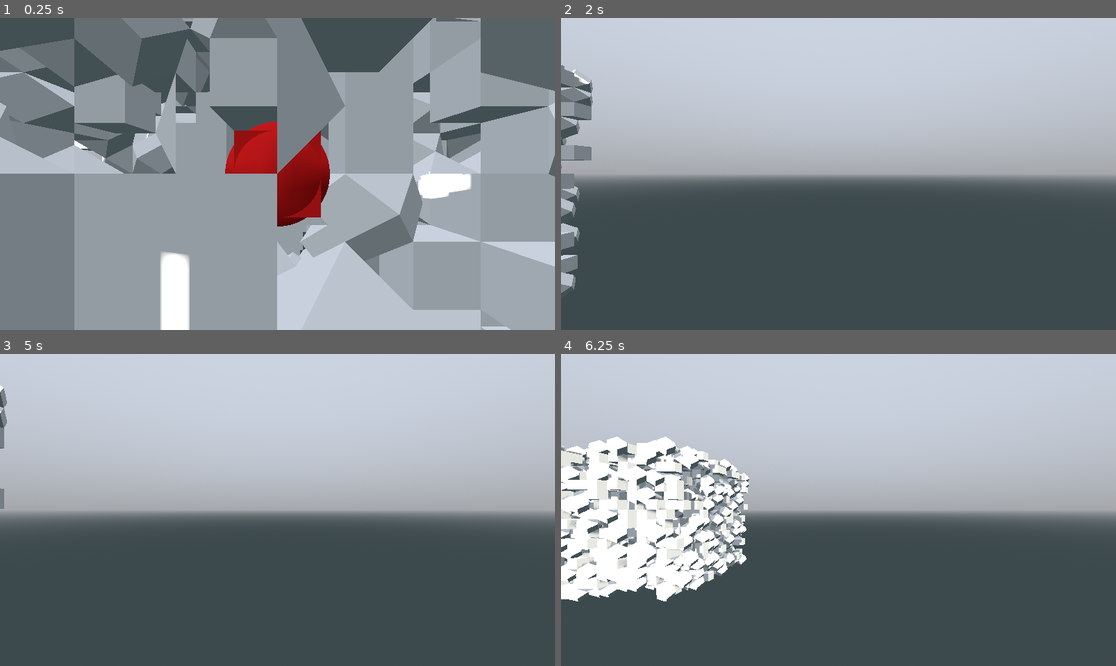
Above: before the commit, frames 1-4 (two rows, left to right).
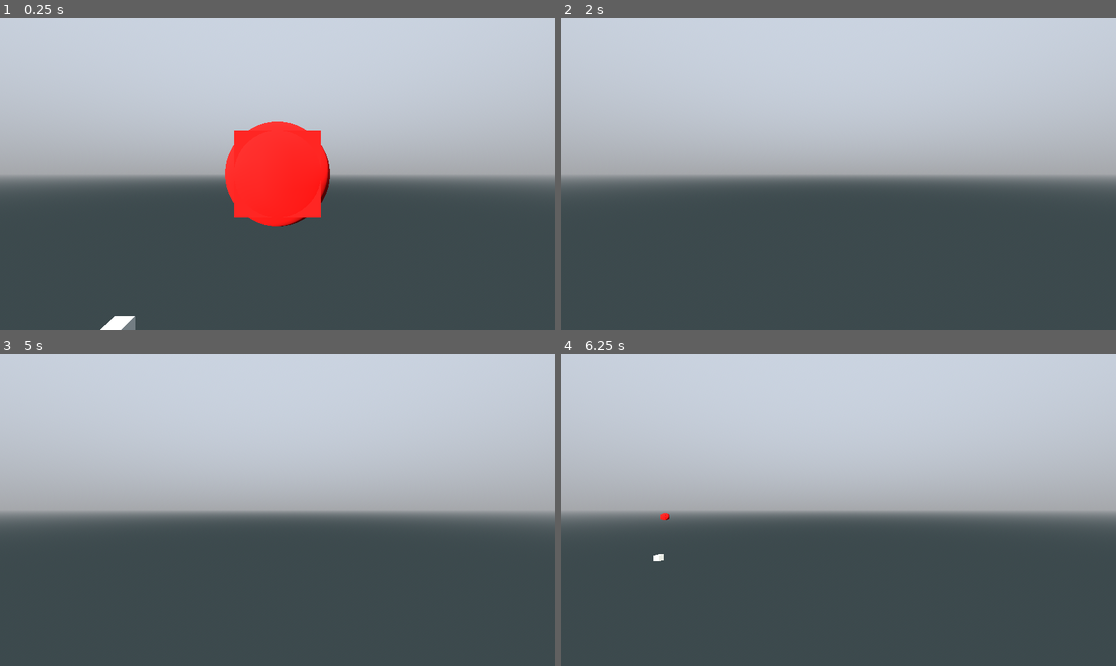
Above: after the commit, the same moments.

Repository: pixerhp/Hatchetflair
Game: Godot game, scene res://topscenes/gameplay_topscene.tscn
Same seed, same stepped clock (60 frames per second), same inputs: the game is played once before the commit and once after it.
Inputs (mouse positions are in pixels of both pictures, inside the frame that each line leads up to):
- Up to frame 1 (0.25 s): no input
- Up to frame 2 (2 s): move the mouse to (960, 158) at 0.52 s; hold D (move_right) 0.53-1.28 s; hold Shift (speed_faster) 0.53-1.28 s; click (960, 158) at 0.67 s; move the mouse to (727, 189) at 1.27 s; hold S (move_backwards) from 1.28 s (still down); tap Ctrl (speed_slower) at 1.35 s
- Up to frame 3 (5 s): move the mouse to (333, 441) at 2.02 s; release S (move_backwards) at 2.03 s; hold D (move_right) 2.03-2.78 s; hold Shift (speed_faster) 2.03-2.78 s; tap Enter at 2.75, 4.25 s; move the mouse to (249, 572) at 2.77 s; hold W (move_forwards) 2.78-3.53 s; tap Ctrl (speed_slower) at 2.85, 4.35 s; click (249, 572) at 2.92 s; tap Space (move_jump_up) at 3.5 s; move the mouse to (444, 556) at 3.52 s; hold Shift (speed_faster) 3.53-4.28 s; hold A (move_left) from 3.53 s (still down); move the mouse to (111, 463) at 4.27 s
- Up to frame 4 (6.25 s): move the mouse to (866, 510) at 5.02 s; release A (move_left) at 5.03 s; hold S (move_backwards) 5.03-5.78 s; hold Shift (speed_faster) 5.03-5.78 s; click (866, 510) at 5.17 s; move the mouse to (755, 432) at 5.77 s; hold D (move_right) from 5.78 s (still down); tap Ctrl (speed_slower) at 5.85 s

The runs differ from the first frame. In frame 1, 94% of the frame differs, in the area x 0-100%, y 0-100%; in frame 2, 1.9%; in frame 3, 0.2%; in frame 4, 14%.

Commit message:
Fix should_mesh_march oversight

Diff:
--- a/scripts/tchunks_manager.gd
+++ b/scripts/tchunks_manager.gd
@@ -68,6 +68,8 @@
 		march_strengths.resize(8)
 
 		for i in range(WU.TCHUNK_T):
+			if should_mesh_march(i, tc_27):
+				mesh_march(t_xyz_from_i(i), tc_27, surf_verts, surf_inds, surf_norms)
 			match tile_shapes[i]:
 				TILE_SHAPE.NO_DATA:
 					push_error("Attempted to mesh an unloaded tile shape.")
@@ -78,8 +80,6 @@
 					mesh_tess_cube(t_xyz_from_i(i), tc_27, surf_verts, surf_inds, surf_norms)
 				TILE_SHAPE.TESS_RHOMBDO:
 					mesh_tess_rhombdo(t_xyz_from_i(i), tc_27, surf_verts, surf_inds, surf_norms)
-			if should_mesh_march(i, tc_27):
-				mesh_march(t_xyz_from_i(i), tc_27, surf_verts, surf_inds, surf_norms)
 
 		var mesh_surface: Array = []
 		mesh_surface.resize(Mesh.ARRAY_MAX)
@@ -200,16 +200,12 @@
 
 func _ready():
 	var test_chunk: TChunk = TChunk.new()
-	test_chunk.randomize_tiles()
-
-	#test_chunk.tile_shapes[0] = TILE_SHAPE.TESS_CUBE
-	#test_chunk.tile_shapes[1] = TILE_SHAPE.TESS_CUBE
-	#
-	#test_chunk.tile_shapes[3] = TILE_SHAPE.TESS_CUBE
-	#test_chunk.tile_shapes[4] = TILE_SHAPE.TESS_RHOMBDO
-	#
-	#test_chunk.tile_shapes[6] = TILE_SHAPE.TESS_RHOMBDO
-	#test_chunk.tile_shapes[23] = TILE_SHAPE.TESS_RHOMBDO
+	test_chunk.tile_shapes.fill(TILE_SHAPE.EMPTY)
+	#test_chunk.randomize_tiles()
+
+	test_chunk.tile_shapes[0] = TILE_SHAPE.TESS_CUBE
+
+	test_chunk.tile_shapes[test_chunk.tile_shapes.size() - 1] = TILE_SHAPE.ANG_MARCH
 
 	test_chunk.generate_mesh()
 	add_child(test_chunk.mesh_instance_node)
